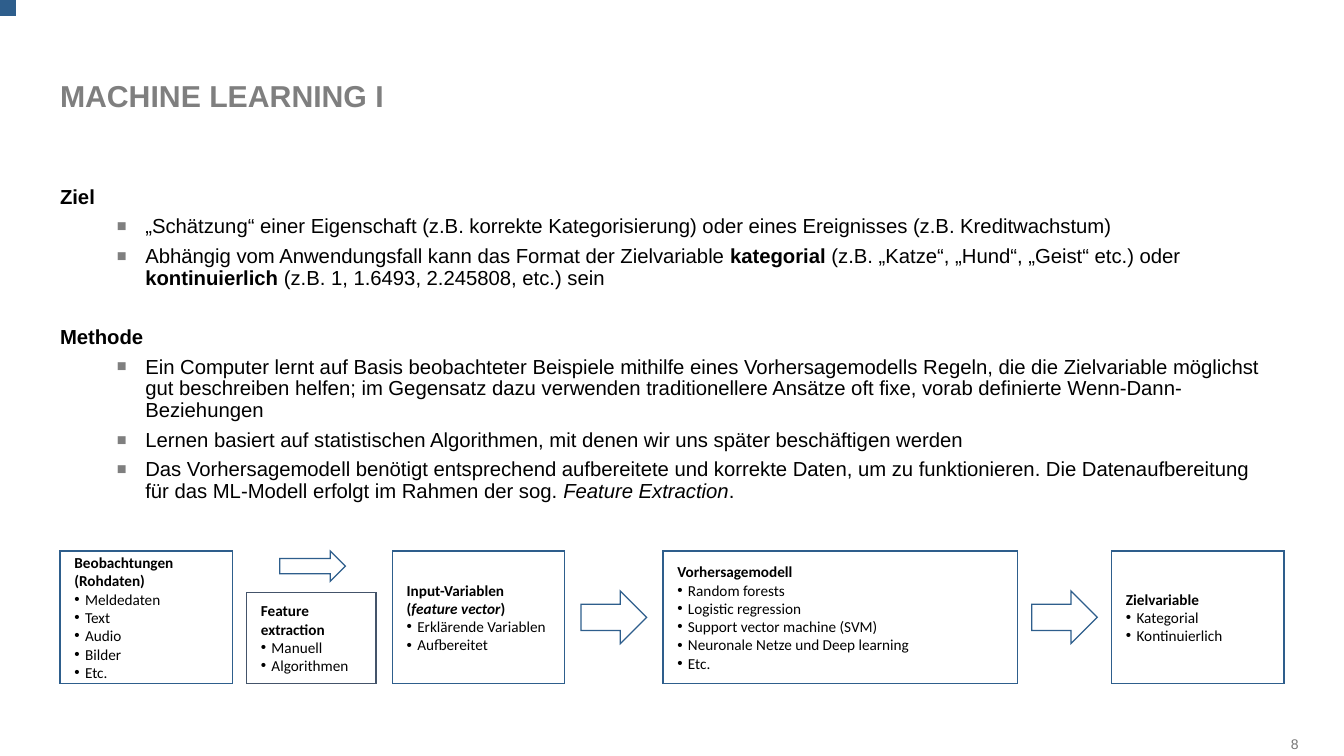
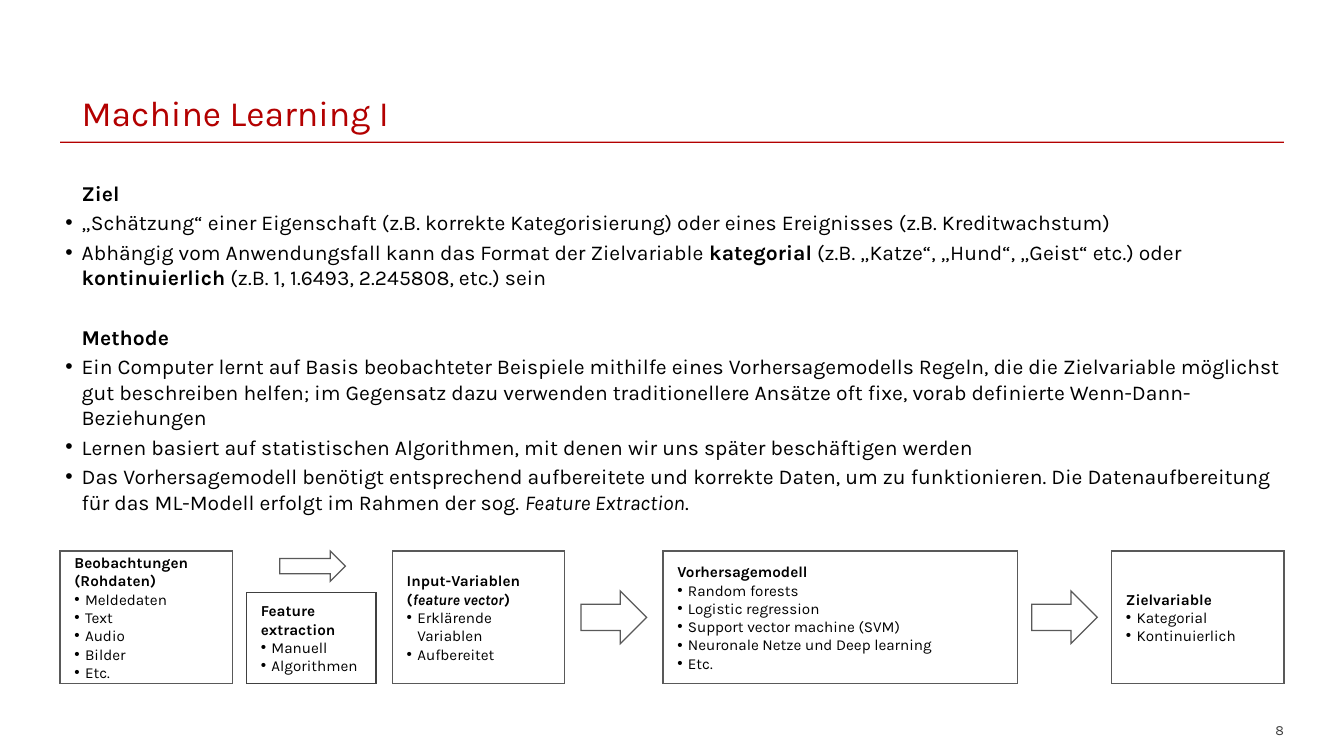
Before and after one commit to franzmohr/intro-data-mining-de, a slide deck: slide 8 of data-mining.odp. Drawn at 1344x756 pixels with LibreOffice and Linux fonts; fonts in the diff are those of the drawing; background and template pictures are left out. Boxes give left, top, right and bottom in pixels: in the first picture for what was removed or moved away, otherwise in the second. Text is boxed around its words. In the diff, an @@ line names an element or a change of style, - is before the commit and + after.

```diff
--- a/data-mining.odp
+++ b/data-mining.odp
@@ rectangle removed at (0,0,16,16) @@
@@ title "Machine Learning I" at (82,101,389,134): vertical alignment middle to bottom @@
@@ title at (82,101,389,134): text changed; size 23.8 to 28 pt; font Arial to Karla; text colour #7F7F7F to #B30000; bold off @@
-MACHINE LEARNING I
+Machine Learning I
@@ line added from (60, 143) to (1284, 143), #B30000 0.99 pt @@
@@ text "Ziel" at (82,186,1279,515): size 16 to 16.6 pt, font Arial to Karla; indent changed; line spacing 0.9 to 1; less space between paragraphs; bullet ■ to •; list level 3 to 1 in "„Schätzung“ einer Eigenschaft (z.B. korrekte ..."; bullet colour #7F7F7F to #000000; list level 3 to 1 in "Abhängig vom Anwendungsfall kann das ..."; list level 3 to 1 in "Ein Computer lernt auf Basis ..."; list level 3 to 1 in "Lernen basiert auf statistischen Algorithmen, ..."; list level 3 to 1 in "Das Vorhersagemodell benötigt entsprechend aufbereitete ..." @@
@@ font Calibri to Karla; outline #2E5E8C 0.99 pt to #595959 0.99 pt in 4 elements at (60,551,233,684), (392,551,565,684), (663,551,1018,684), (1112,551,1285,684) @@
@@ rectangle "Feature extraction" at (247,592,377,683): font Calibri to Karla; outline #44546A 0.99 pt to #404040 0.99 pt @@
@@ outline #2E5E8C 0.99 pt to #595959 0.99 pt in 3 elements at (280,551,346,581), (581,591,647,644), (1031,591,1097,644) @@
@@ page number: place and size @@
-page number at (1291,739,1299,749)
+page number at (1275,726,1284,735)
@@ page number at (1275,726,1284,735): font Arial to Karla, text colour #767676 to #404040; vertical alignment top to bottom @@
```
Also in this commit, not shown: 31 other slides changed.
